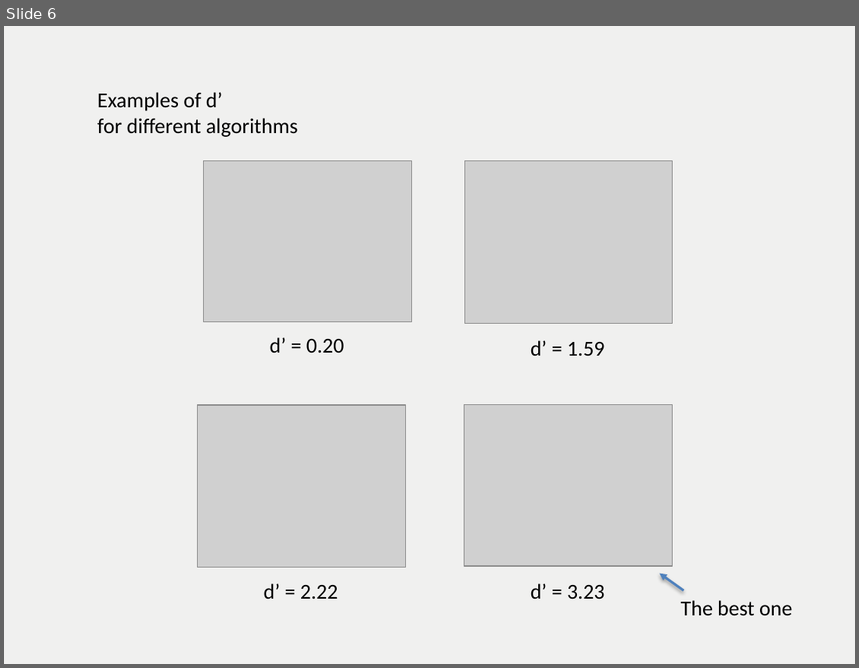
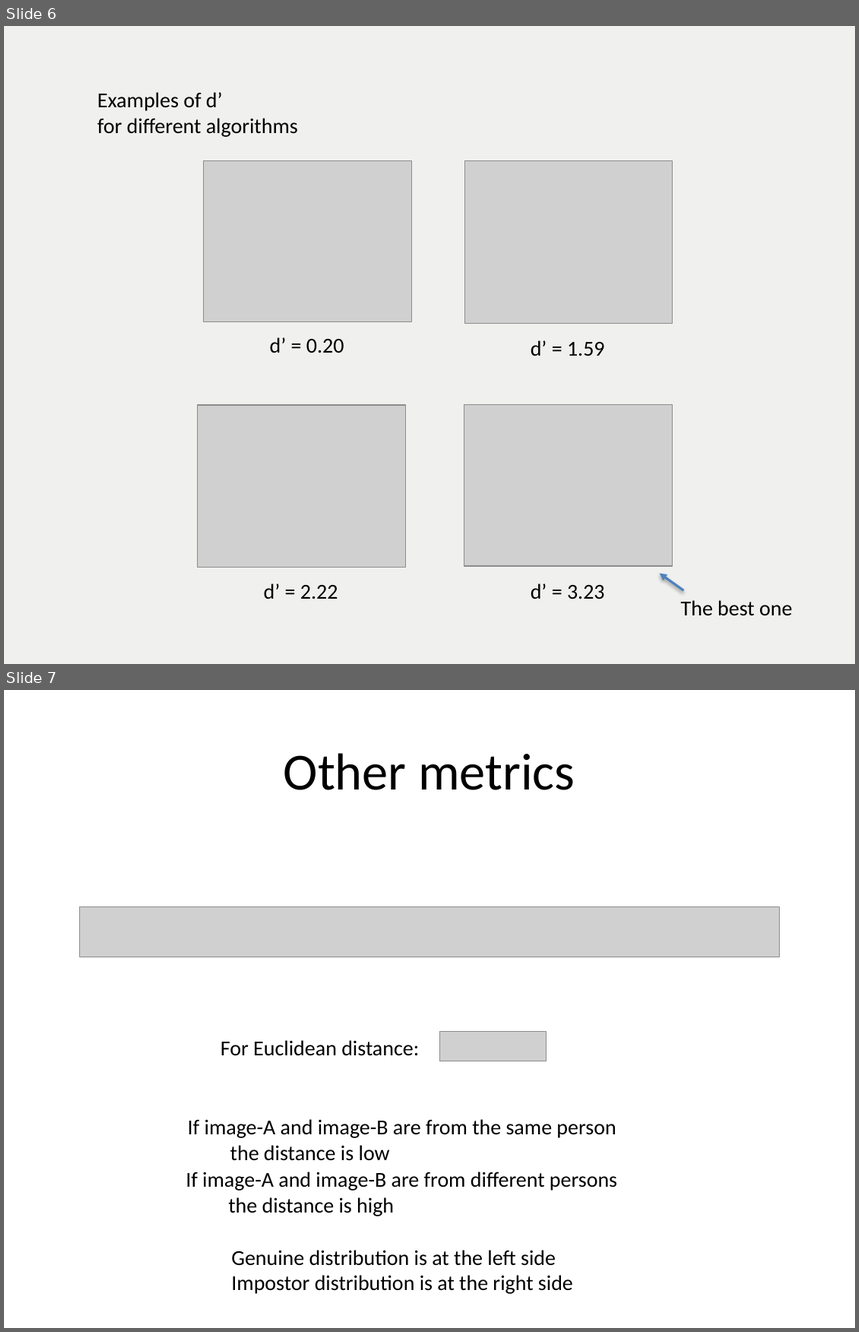
Before and after one commit to domingomery/patrones, a slide deck: clases/Cap05_Evaluacion/presentations/PAT05_Genuine_Impostor.pptx. Shown one above the other, each under a label of ours: slide 6 before the commit, slides 6 and 7 after it. The pictures are 859x668 and 859x1332 pixels, drawn with LibreOffice and Linux fonts; fonts in the diff are those of the drawing; grey boxes stand for pictures. Boxes give left, top, right and bottom in pixels: in the first picture for what was removed or moved away, otherwise in the second. Text is boxed around its words. In the diff, an @@ line names an element or a change of style, - is before the commit and + after.

```diff
--- a/clases/Cap05_Evaluacion/presentations/PAT05_Genuine_Impostor.pptx
+++ b/clases/Cap05_Evaluacion/presentations/PAT05_Genuine_Impostor.pptx
@@ slide 7 added at (x1=4, y1=690, x2=855, y2=1328), background #FFFFFF @@
@@ title added at (x1=284, y1=753, x2=575, y2=790), 44 pt, text #000000 @@
+Other metrics
@@ picture added at (x1=80, y1=907, x2=779, y2=957) @@
@@ text added at (x1=221, y1=1040, x2=419, y2=1056), 18 pt, text #000000 @@
+For Euclidean distance:
@@ picture added at (x1=439, y1=1032, x2=546, y2=1062) @@
@@ text added at (x1=188, y1=1119, x2=616, y2=1161), 18 pt, text #000000 @@
+If image-A and image-B are from the same person
+the distance is low
@@ text added at (x1=186, y1=1172, x2=617, y2=1217), 18 pt, text #000000 @@
+If image-A and image-B are from different persons
+the distance is high
@@ text added at (x1=231, y1=1250, x2=573, y2=1294), 18 pt, text #000000 @@
+Genuine distribution is at the left side
+Impostor distribution is at the right side
```
Also in this commit, not shown: 1 slide changed.
